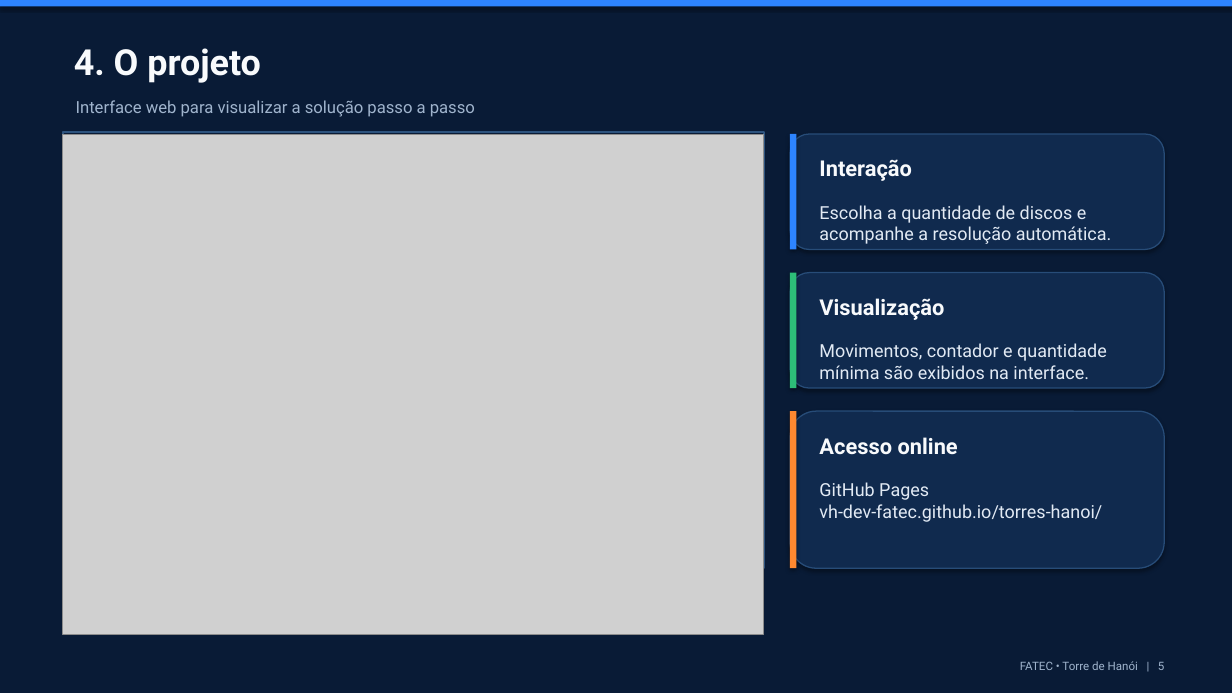
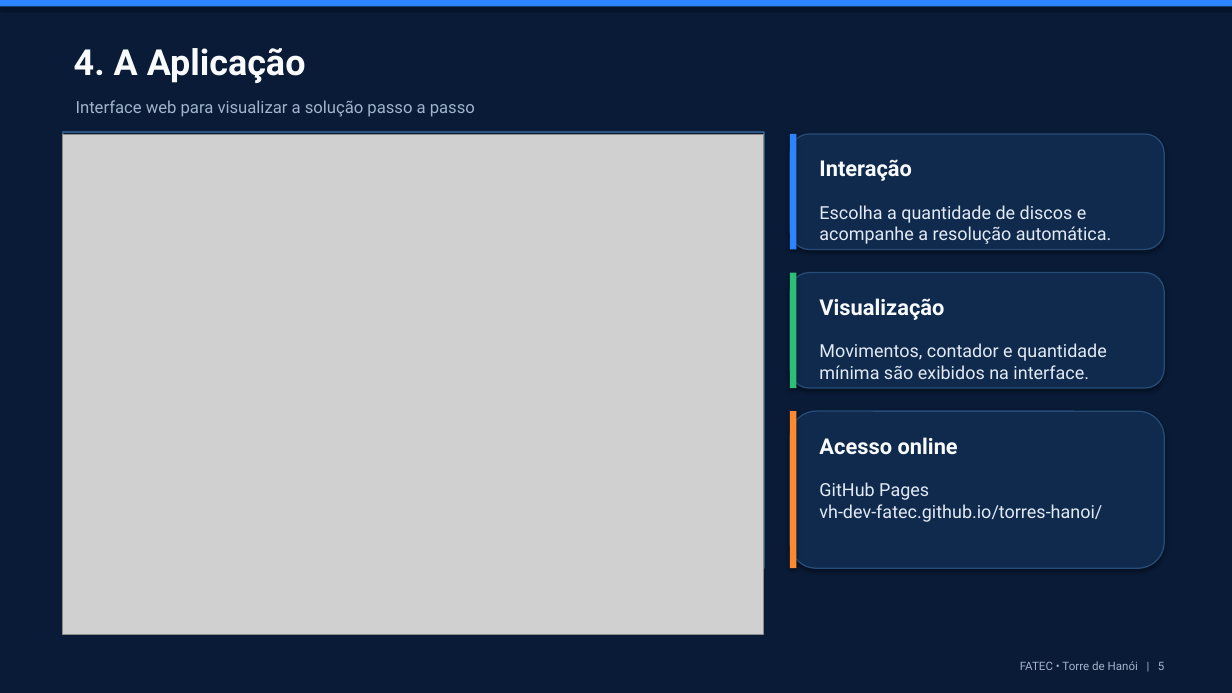
Before and after one commit to vh-dev-fatec/torres-hanoi, a slide deck: slide 5 of docs/Torre_de_Hanoi_FATEC_Apresentacao.pptx. Drawn at 1232x693 pixels with LibreOffice and Linux fonts; fonts in the diff are those of the drawing; grey boxes stand for pictures. Boxes give left, top, right and bottom in pixels: in the first picture for what was removed or moved away, otherwise in the second. Text is boxed around its words. In the diff, an @@ line names an element or a change of style, - is before the commit and + after.

```diff
--- a/docs/Torre_de_Hanoi_FATEC_Apresentacao.pptx
+++ b/docs/Torre_de_Hanoi_FATEC_Apresentacao.pptx
@@ text at bbox=[74, 48, 306, 83]: text changed @@
-4. O projeto
+4. A Aplicação
```
Also in this commit, not shown: 4 other slides changed, 1 other file.
